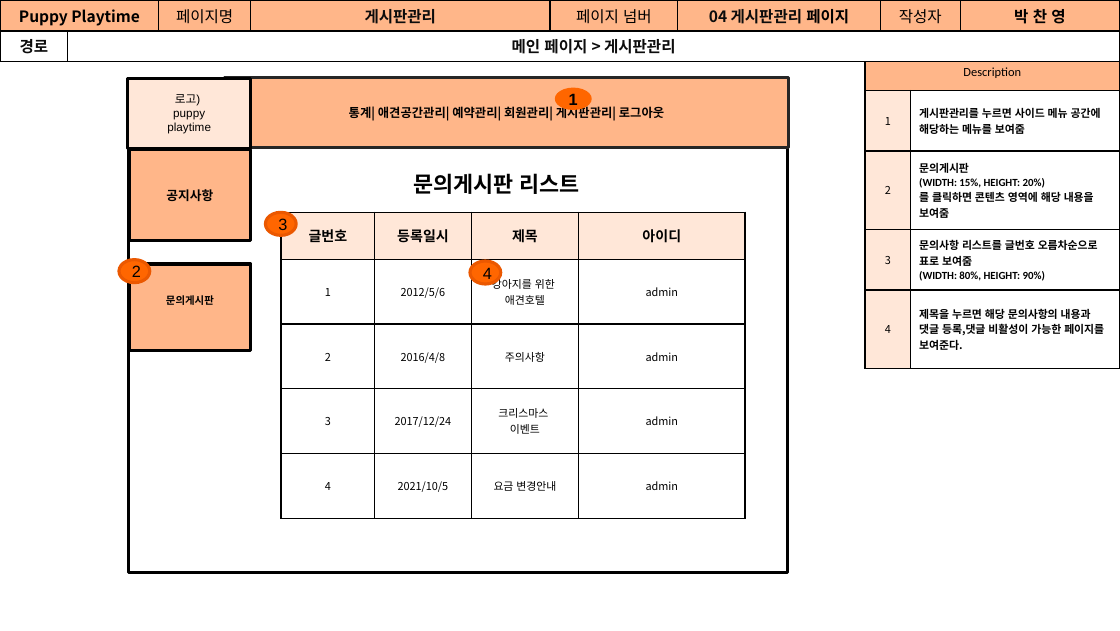
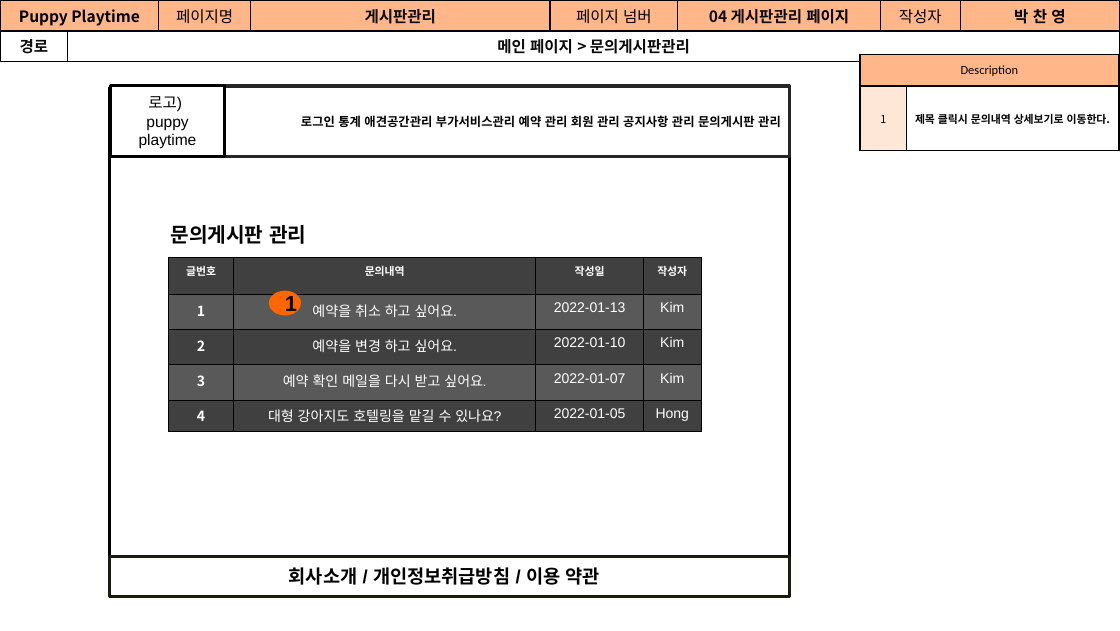
Before and after one commit to Jogging-Kim-Chaebak/PuppyPlaytime, a slide deck: slide 30 of 프로젝트 산출물/9. 스토리보드/Puppy Playtime 관리자 스토리보드.pptx. Drawn at 1120x631 pixels with LibreOffice and Linux fonts; fonts in the diff are those of the drawing. Boxes give left, top, right and bottom in pixels: in the first picture for what was removed or moved away, otherwise in the second. Text is boxed around its words. In the diff, an @@ line names an element or a change of style, - is before the commit and + after.

```diff
--- a/프로젝트 산출물/9. 스토리보드/Puppy Playtime 관리자 스토리보드.pptx
+++ b/프로젝트 산출물/9. 스토리보드/Puppy Playtime 관리자 스토리보드.pptx
@@ table at box(0, 0, 1119, 58) @@
-row 2, column 2: 메인 페이지 > 게시판관리
+row 2, column 2: 메인 페이지 > 문의게시판관리
@@ table added at box(860, 54, 1120, 150), 2 rows, 2 columns @@
+Description | 
+1 | 제목 클릭시 문의내역 상세보기로 이동한다.
@@ table removed at box(865, 54, 1120, 367), 5 rows, 2 columns @@
-Description | 
-1 | 게시판관리를 누르면 사이드 메뉴 공간에 해당하는 메뉴를 보여줌
-2 | 문의게시판 / (WIDTH: 15%, HEIGHT: 20%) / 를 클릭하면 콘텐츠 영역에 해당 내용을 보여줌
-3 | 문의사항 리스트를 글번호 오름차순으로 표로 보여줌 / (WIDTH: 80%, HEIGHT: 90%)
-4 | 제목을 누르면 해당 문의사항의 내용과 댓글 등록,댓글 비활성이 가능한 페이지를 보여준다.
@@ rectangle: place and size @@
-rectangle at box(129, 147, 787, 572)
+rectangle at box(110, 87, 790, 596)
@@ rectangle "로고)": place and size @@
-rectangle "로고)" at box(128, 78, 251, 148)
+rectangle "로고)" at box(111, 85, 225, 156)
@@ rectangle "로고)" at box(111, 85, 225, 156): size 7.5 to 10 pt; fill #FFE7D8 to #FFFFFF @@
@@ rectangle "로그인 통계 애견공간관리 부가서비스관리 예약 ...": place and size @@
-rectangle "로그인 통계 애견공간관리 부가서비스관리 예약 ..." at box(225, 77, 788, 148)
+rectangle "로그인 통계 애견공간관리 부가서비스관리 예약 ..." at box(225, 86, 790, 157)
@@ rectangle "로그인 통계 애견공간관리 부가서비스관리 예약 ..." at box(225, 86, 790, 157): fill #FFB689 to #FFFFFF @@
@@ text in rectangle at box(301, 115, 781, 127): text changed @@
-통계| 애견공간관리| 예약관리| 회원관리| 게시판관리| 로그아웃
+로그인 통계 애견공간관리 부가서비스관리 예약 관리 회원 관리 공지사항 관리 문의게시판 관리
@@ text at box(171, 225, 306, 244): text changed; size 14 to 13 pt; font Calibri to Roboto @@
-문의게시판 리스트
+문의게시판 관리
@@ table added at box(168, 258, 701, 430), 5 rows, 4 columns @@
+글번호 | 문의내역 | 작성일 | 작성자
+1 | 예약을 취소 하고 싶어요. | 2022-01-13 | Kim
+2 | 예약을 변경 하고 싶어요. | 2022-01-10 | Kim
+3 | 예약 확인 메일을 다시 받고 싶어요. | 2022-01-07 | Kim
+4 | 대형 강아지도 호텔링을 맡길 수 있나요? | 2022-01-05 | Hong
@@ group removed at box(119, 149, 745, 517): 3 ellipses, 2 rectangles, 1 table @@
-문의게시판
-공지사항
-글번호 | 등록일시 | 제목 | 아이디
-1 | 2012/5/6 | 강아지를 위한 / 애견호텔 | admin
-2 | 2016/4/8 | 주의사항 | admin
-3 | 2017/12/24 | 크리스마스 / 이벤트 | admin
-4 | 2021/10/5 | 요금 변경안내 | admin
-2
-3
-4
@@ ellipse "1": place and size @@
-ellipse "1" at box(554, 87, 591, 110)
+ellipse "1" at box(269, 290, 301, 315)
@@ ellipse "1" at box(269, 290, 301, 315): size 10.5 to 14 pt @@
@@ rectangle added at box(110, 557, 790, 597), fill #FFFFFF, outline #1D1B10 2 pt, 12 pt, text #000000, bold @@
+회사소개 / 개인정보취급방침 / 이용 약관
```
Also in this commit, not shown: 22 other slides changed, 1 slide added, 2 slides removed, 12 other files.
